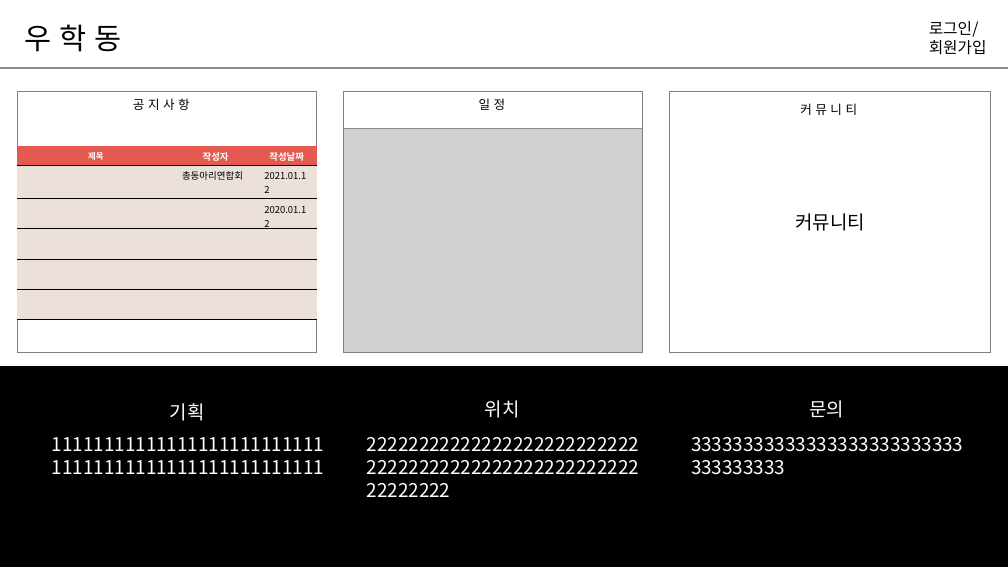
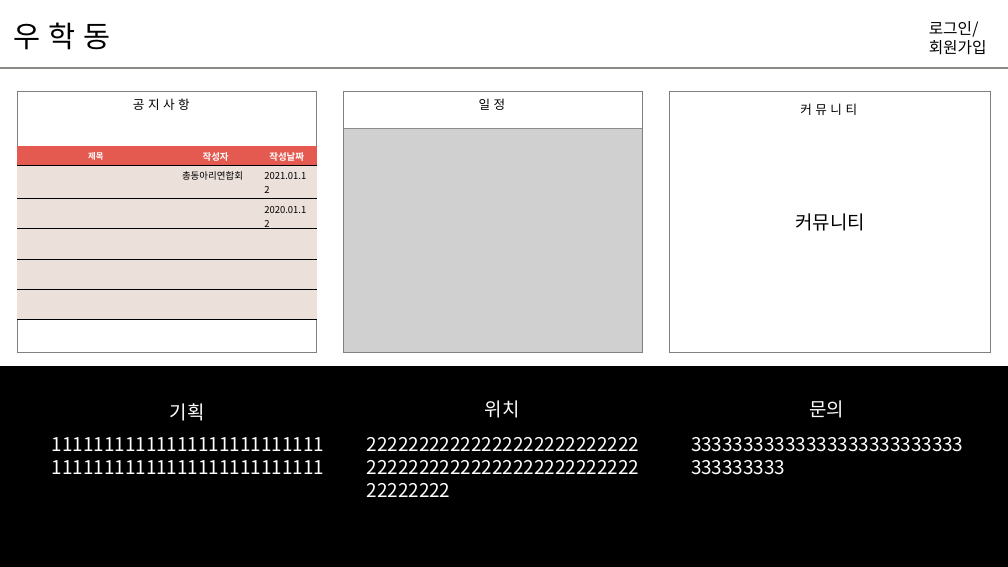
Before and after one commit to hyunniesss/ToyProject, a slide deck: slide 3 of document/와이어프레임/우학동_와이어프레임.pptx. Drawn at 1008x567 pixels with LibreOffice and Linux fonts; fonts in the diff are those of the drawing; grey boxes stand for pictures. Boxes give left, top, right and bottom in pixels: in the first picture for what was removed or moved away, otherwise in the second. Text is boxed around its words. In the diff, an @@ line names an element or a change of style, - is before the commit and + after.

```diff
--- a/document/와이어프레임/우학동_와이어프레임.pptx
+++ b/document/와이어프레임/우학동_와이어프레임.pptx
@@ text "우 학 동": place and size @@
-text "우 학 동" at <box>25,24,122,52</box>
+text "우 학 동" at <box>13,22,111,50</box>
```
Also in this commit, not shown: 4 other slides changed.
